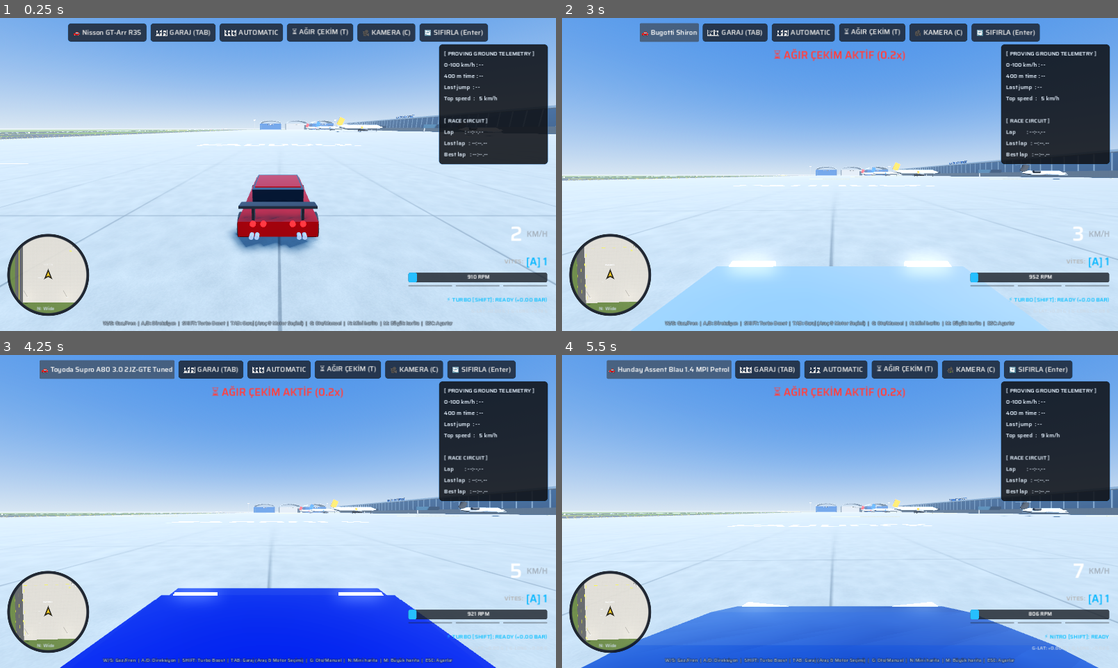
Above: before the commit, frames 1-4 (two rows, left to right).
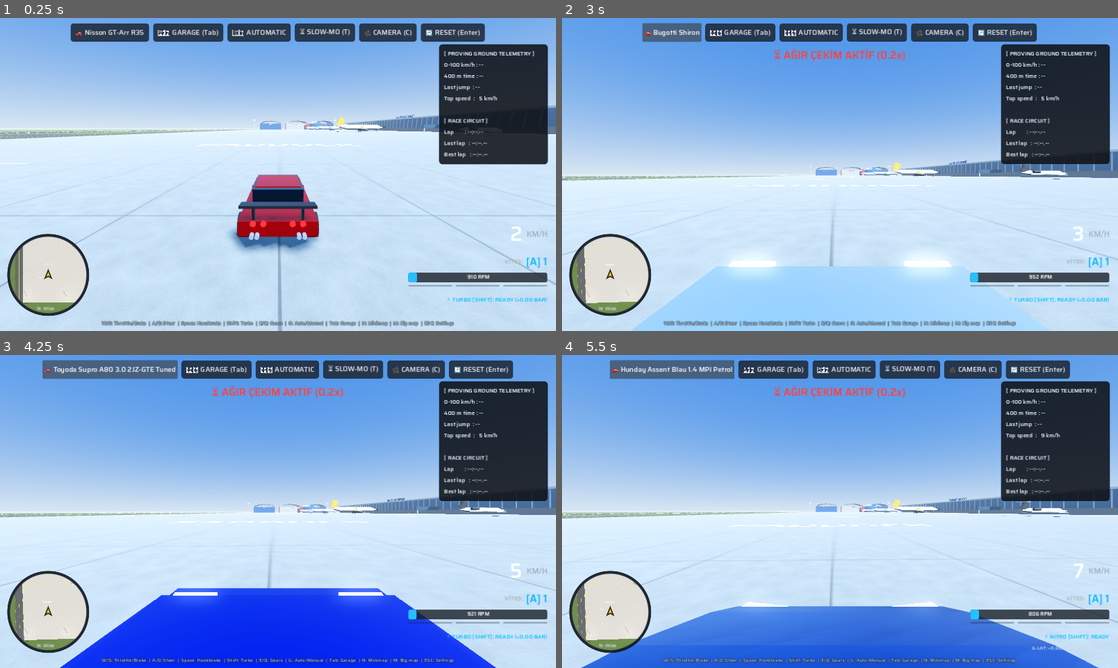
Above: after the commit, the same moments.

Repository: Pigasor/gearshift-proving-grounds
Game: Godot game, scene res://scenes/main.tscn
Same seed, same stepped clock (60 frames per second), same inputs: the game is played once before the commit and once after it.
Inputs (mouse positions are in pixels of both pictures, inside the frame that each line leads up to):
- Up to frame 1 (0.25 s): no input
- Up to frame 2 (3 s): tap Enter (reset_car) at 0.5 s; move the mouse to (962, 158) at 0.52 s; hold D (steer_right) 0.53-1.25 s; hold C (camera_view) 0.53-1.25 s; click (962, 158) at 0.67 s; tap T (slow_mo) at 0.8 s; click "🚗 Nisson GT-Arr R35" at 1.25 s; click "🚗 Dodgy Challenjer SRT" at 2 s; click "🚗 Forde Raptar Trophy" at 2.75 s
- Up to frame 3 (4.25 s): click "🚗 Bugotti Shiron" at 3.5 s
- Up to frame 4 (5.5 s): click "🚗 Toyoda Supro A80 3.0 2JZ-GT…" at 4.25 s; click "🚗 Goliath Monster 4x4" at 5 s

The runs differ from the first frame. In frame 1, 1.6% of the frame differs, in the area x 12-88%, y 1-99%; in frame 2, 1.5%; in frame 3, 1.9%, in the area x 7-93%, y 1-99%; in frame 4, 1.8%.

Commit message:
Fren duzeltmesi, cihaza gore kontrol ipuclari, kesici sesi, harita cift tik, kayma sesi
- Fren / el freni: durdurulan tekerlek artik aracin kendisini tutuyor (eskiden dusuk hizda sadece
  tekerlegin donusunu durduruyordu); 25 derece rampada fren ve el freni tutuyor
- Otomatik: frenle durunca arac durur; R icin durduktan sonra pedala yeniden basmak gerekir
- HUD: ust butonlar ve yardim satiri o an kullanilan cihaza gore (klavye tus atamalari / gamepad / direksiyon)
- Gamepad: D-pad yukari = garaj, asagi = agir cekim; A artik nitro degil sadece el freni
- Kesici bolgesinde (son hiz dahil) surekli kesici sesi, gecis yok
- Buyuk haritada isinlanma cift tikla; lastik kayma sesi kisildi ve filtrelendi

Co-Authored-By: Claude Opus 5.5 <noreply@anthropic.com>

Diff:
--- a/scripts/audio_synth.gd
+++ b/scripts/audio_synth.gd
@@ -34,6 +34,10 @@
 var _bov_lp2: float = 0.0
 var _bov_t: float = 0.0
 var _burble_lp: float = 0.0
+var _skid_gain: float = 0.0
+var _skid_lp1: float = 0.0
+var _skid_lp2: float = 0.0
+var _skid_phase: float = 0.0
 
 # --- Engine model state ---
 var _cycle_phase: float = 0.0 # 0..1 over one 4-stroke cycle (720° crank)
@@ -124,7 +128,7 @@
 		_overrun_timer -= delta
 
 	# Preserved Limiter Pop timing
-	if vehicle.is_limiter_active and _pop_timer <= 0.0:
+	if (vehicle.is_limiter_active or bool(vehicle.get("limiter_zone"))) and _pop_timer <= 0.0:
 		_pop_timer = 0.07 # Rapid pop bursts
 	if _pop_timer > 0.0:
 		_pop_timer -= delta
@@ -200,13 +204,16 @@
 	var bq2: Array = _bq[1]
 	var target_rpm: float = maxf(_smoothed_rpm, 300.0)
 	var target_load: float = _smoothed_throttle
-	var limiter: bool = vehicle.is_limiter_active
+	# On the limiter (or held right at it, e.g. top speed in top gear) it always sounds like the
+	# limiter bouncing - no switching between "limiter" and "max revs" sounds.
+	var limiter: bool = vehicle.is_limiter_active or bool(vehicle.get("limiter_zone"))
 
 	# Tire Skid
 	var max_slip: float = 0.0
 	for i in range(4):
 		max_slip = maxf(max_slip, absf(vehicle.wheel_slip_lateral[i]))
 	var is_skidding: bool = max_slip > 0.28 and vehicle.current_speed_kmh > 12.0
+	var skid_target: float = clampf((max_slip - 0.28) * 1.6, 0.0, 1.0)
 	var is_nitro: bool = vehicle.get("turbo_boost_active") == true
 
 	for i in range(frames_available):
@@ -301,11 +308,16 @@
 				_bov_amp = 0.0
 				_bov_env = 0.0
 
-		# Tyre squeal
+		# Tyre squeal: a band-limited, slightly tonal screech that fades in and out smoothly
+		# (it used to be raw white noise at 0.14 - almost as loud as the engine).
+		_skid_gain += ((skid_target if is_skidding else 0.0) - _skid_gain) * 0.0005
 		var skid_sample: float = 0.0
-		if is_skidding:
-			var skid_intensity: float = clampf((max_slip - 0.28) * 1.6, 0.0, 1.0)
-			skid_sample = noise * skid_intensity * 0.14
+		if _skid_gain > 0.0005:
+			_skid_lp1 += (noise - _skid_lp1) * 0.22
+			_skid_lp2 += (_skid_lp1 - _skid_lp2) * 0.06
+			_skid_phase = fmod(_skid_phase + (880.0 + 120.0 * sin(_skid_phase * 0.0007)) * TAU * dt, TAU * 1000.0)
+			var squeal: float = (_skid_lp1 - _skid_lp2) * 0.8 + sin(_skid_phase) * 0.25
+			skid_sample = squeal * _skid_gain * 0.045
 
 		var mixed: float = clampf(engine_sample + turbo_sample + bov_sample + skid_sample, -0.92, 0.92)
 		out[i] = Vector2(mixed, mixed)
--- a/scripts/full_map.gd
+++ b/scripts/full_map.gd
@@ -1,7 +1,7 @@
 extends CanvasLayer
 # Big map (M): the whole proving ground seen from above, north up. The game pauses while it is
 # open (nothing happens to the car while you look around).
-#   Left click  - teleport the car there (and close the map)
+#   Double click - teleport the car there (and close the map)
 #   Mouse wheel - zoom, right/middle drag - pan, M / ESC - close
 # The top-down view is rendered by an orthographic camera in a SubViewport that only exists while
 # the map is open, so it costs nothing while driving.
@@ -64,7 +64,7 @@
 	title.position = Vector2(24, 16)
 	_root.add_child(title)
 	_hint = Label.new()
-	_hint.text = "Sol tık: oraya ışınlan   ·   Tekerlek: yakınlaştır   ·   Sağ tık sürükle: kaydır   ·   M / ESC: kapat"
+	_hint.text = "Çift tık: oraya ışınlan   ·   Tekerlek: yakınlaştır   ·   Sağ tık sürükle: kaydır   ·   M / ESC: kapat"
 	_hint.add_theme_font_size_override("font_size", 15)
 	_hint.add_theme_color_override("font_color", Color(0.75, 0.82, 0.92))
 	_hint.anchor_top = 1.0
@@ -172,7 +172,8 @@
 				_center += before - after
 				_update_camera()
 			MOUSE_BUTTON_LEFT:
-				_teleport_to(_screen_to_world(mouse))
+				if event.double_click: # double click so a stray click never moves the car
+					_teleport_to(_screen_to_world(mouse))
 			MOUSE_BUTTON_RIGHT, MOUSE_BUTTON_MIDDLE:
 				_dragging = true
 	elif event is InputEventMouseButton and not event.pressed and event.button_index in [MOUSE_BUTTON_RIGHT, MOUSE_BUTTON_MIDDLE]:
@@ -224,7 +225,7 @@
 	if r.has_point(m):
 		_overlay.draw_circle(m, 6.0, Color(1, 1, 1, 0.5))
 		var wp: Vector2 = _screen_to_world(m)
-		_overlay.draw_string(font, m + Vector2(12, -10), tr("ışınlan (%.0f, %.0f)") % [wp.x, wp.y], HORIZONTAL_ALIGNMENT_LEFT, -1, 13, Color(1, 1, 1, 0.8))
+		_overlay.draw_string(font, m + Vector2(12, -10), tr("çift tık: ışınlan (%.0f, %.0f)") % [wp.x, wp.y], HORIZONTAL_ALIGNMENT_LEFT, -1, 13, Color(1, 1, 1, 0.8))
 	# scale bar (always 100 m / 500 m)
 	var bar_m: float = 500.0 if _span > 1200.0 else 100.0
 	var bar_px: float = bar_m / _span * r.size.x
--- a/scripts/game_settings.gd
+++ b/scripts/game_settings.gd
@@ -339,3 +339,26 @@
 
 func apply_language() -> void:
 	TranslationServer.set_locale(current_language())
+
+# ---------------- Active input device ----------------
+# Which controls the player is using right now, so the HUD shows the matching hints:
+# "keyboard", "gamepad" or "wheel". Switches on the first real input from another device.
+signal input_device_changed(device: String)
+var input_device: String = "keyboard"
+
+func _input(event: InputEvent) -> void:
+	var dev: String = ""
+	if event is InputEventKey and event.pressed:
+		dev = "keyboard"
+	elif event is InputEventJoypadButton and event.pressed:
+		dev = _joy_kind(event.device)
+	elif event is InputEventJoypadMotion and absf(event.axis_value) > 0.5:
+		dev = _joy_kind(event.device)
+	if dev != "" and dev != input_device:
+		input_device = dev
+		input_device_changed.emit(dev)
+
+func _joy_kind(device: int) -> String:
+	if bool(get_value("wheel_enabled")) and device == int(get_value("wheel_device")):
+		return "wheel"
+	return "gamepad"
--- a/scripts/i18n.gd
+++ b/scripts/i18n.gd
@@ -18,6 +18,18 @@
 	"VİTES: ": "GEAR: ",
 	"OTOMATİK": "AUTOMATIC",
 	"MANUEL (F/V)": "MANUAL (F/V)",
+	"MANUEL (%s)": "MANUAL (%s)",
+	"🛠️ GARAJ (%s)": "🛠️ GARAGE (%s)",
+	"⏳ AĞIR ÇEKİM (%s)": "⏳ SLOW-MO (%s)",
+	"🎥 KAMERA (%s)": "🎥 CAMERA (%s)",
+	"🔄 SIFIRLA (%s)": "🔄 RESET (%s)",
+	"Kulakçık": "Paddles",
+	"RT/LT: Gaz/Fren  |  Sol çubuk: Direksiyon  |  A/B: El freni  |  RB/LB: Vites  |  L3: Turbo  |  Select: Oto/Manuel  |  D-pad ▲: Garaj  |  D-pad ◀▶: Araç  |  Start: Ayarlar":
+		"RT/LT: Throttle/Brake  |  Left stick: Steer  |  A/B: Handbrake  |  RB/LB: Gears  |  L3: Turbo  |  Select: Auto/Manual  |  D-pad ▲: Garage  |  D-pad ◀▶: Car  |  Start: Settings",
+	"Pedallar: Gaz / Fren / Debriyaj  |  Kulakçık / H kolu: Vites  |  %s: Garaj  |  %s: Büyük harita  |  ESC: Ayarlar":
+		"Pedals: Throttle / Brake / Clutch  |  Paddles / H-shifter: Gears  |  %s: Garage  |  %s: Big map  |  ESC: Settings",
+	"%s/%s: Gaz/Fren  |  %s/%s: Direksiyon  |  %s: El freni  |  %s: Turbo  |  %s: Vites  |  %s: Oto/Manuel  |  %s: Garaj  |  %s: Mini harita  |  %s: Büyük harita  |  ESC: Ayarlar":
+		"%s/%s: Throttle/Brake  |  %s/%s: Steer  |  %s: Handbrake  |  %s: Turbo  |  %s: Gears  |  %s: Auto/Manual  |  %s: Garage  |  %s: Minimap  |  %s: Big map  |  ESC: Settings",
 	"🔥 TURBO AKTİF! (%1.1fs) +%1.2f BAR": "🔥 TURBO BOOST! (%1.1fs) +%1.2f BAR",
 	"⏳ SOĞUMA: %1.1fs (+%1.2f BAR)": "⏳ COOLDOWN: %1.1fs (+%1.2f BAR)",
 	"⚡ TURBO [SHIFT]: HAZIR (+%1.2f BAR)": "⚡ TURBO [SHIFT]: READY (+%1.2f BAR)",
@@ -59,9 +71,9 @@
 	": Geniş": ": Wide",
 	": Yakın": ": Close",
 	"🗺  HARİTA  —  OYUN DURAKLATILDI": "🗺  MAP  —  GAME PAUSED",
-	"Sol tık: oraya ışınlan   ·   Tekerlek: yakınlaştır   ·   Sağ tık sürükle: kaydır   ·   M / ESC: kapat":
-		"Left click: teleport there   ·   Wheel: zoom   ·   Right-drag: pan   ·   M / ESC: close",
-	"ışınlan (%.0f, %.0f)": "teleport (%.0f, %.0f)",
+	"Çift tık: oraya ışınlan   ·   Tekerlek: yakınlaştır   ·   Sağ tık sürükle: kaydır   ·   M / ESC: kapat":
+		"Double click: teleport there   ·   Wheel: zoom   ·   Right-drag: pan   ·   M / ESC: close",
+	"çift tık: ışınlan (%.0f, %.0f)": "double click: teleport (%.0f, %.0f)",
 	"K": "N",
 	"APRON / PADDOCK": "APRON / PADDOCK",
 	"HANGARLAR": "HANGARS",
@@ -143,8 +155,8 @@
 	"Başlangıç Şanzımanı": "Default Gearbox",
 	"Manuel": "Manual",
 	"Otomatik": "Automatic",
-	"Gamepad: Sol çubuk = direksiyon · RT = gaz · LT = fren · A/B = el freni · RB/LB = vites · Sol çubuk tık = turbo · X = kamera · Y = başlangıca dön · Select = otomatik/manuel · D-pad ◀▶ = araç · Start = bu menü":
-		"Gamepad: Left stick = steer · RT = throttle · LT = brake · A/B = handbrake · RB/LB = gears · Left stick click = turbo · X = camera · Y = reset · Select = auto/manual · D-pad ◀▶ = car · Start = this menu",
+	"Gamepad: Sol çubuk = direksiyon · RT = gaz · LT = fren · A/B = el freni · RB/LB = vites · Sol çubuk tık (L3) = turbo · X = kamera · Y = başlangıca dön · Select = otomatik/manuel · D-pad ▲ = garaj · D-pad ▼ = ağır çekim · D-pad ◀▶ = araç · Start = bu menü":
+		"Gamepad: Left stick = steer · RT = throttle · LT = brake · A/B = handbrake · RB/LB = gears · Left stick click (L3) = turbo · X = camera · Y = reset · Select = auto/manual · D-pad ▲ = garage · D-pad ▼ = slow-mo · D-pad ◀▶ = car · Start = this menu",
 	"Eylem": "Action",
 	"Birincil Tuş": "Primary Key",
 	"İkincil Tuş": "Secondary Key",
--- a/scripts/settings_menu.gd
+++ b/scripts/settings_menu.gd
@@ -305,7 +305,7 @@
 	_add_slider(k, "Kamera Fare Hassasiyeti", "mouse_sensitivity", 0.001, 0.010, 0.0005, 1000.0, "")
 	_add_check(k, "Kamera Dikey Eksenini Ters Çevir", "invert_camera_y")
 	_add_option(k, "Başlangıç Şanzımanı", "default_automatic", ["Manuel", "Otomatik"])
-	_note(k, "Gamepad: Sol çubuk = direksiyon · RT = gaz · LT = fren · A/B = el freni · RB/LB = vites · Sol çubuk tık = turbo · X = kamera · Y = başlangıca dön · Select = otomatik/manuel · D-pad ◀▶ = araç · Start = bu menü")
+	_note(k, "Gamepad: Sol çubuk = direksiyon · RT = gaz · LT = fren · A/B = el freni · RB/LB = vites · Sol çubuk tık (L3) = turbo · X = kamera · Y = başlangıca dön · Select = otomatik/manuel · D-pad ▲ = garaj · D-pad ▼ = ağır çekim · D-pad ◀▶ = araç · Start = bu menü")
 	_build_wheel_section(k)
 
 	# ATAMALAR
--- a/scripts/ui_manager.gd
+++ b/scripts/ui_manager.gd
@@ -85,7 +85,9 @@
 	if event.is_action_pressed("toggle_tuning", false, true):
 		toggle_tuning_panel()
 	elif event is InputEventJoypadButton and event.pressed:
-		if event.button_index == JOY_BUTTON_DPAD_RIGHT:
+		if event.button_index == JOY_BUTTON_DPAD_UP:
+			toggle_tuning_panel()
+		elif event.button_index == JOY_BUTTON_DPAD_RIGHT:
 			_cycle_next_car()
 		elif event.button_index == JOY_BUTTON_DPAD_LEFT:
 			_cycle_prev_car()
@@ -125,7 +127,7 @@
 			label_gear.text = mode_prefix + str(vehicle.current_gear - 1)
 			label_gear.modulate = Color(0.2, 0.85, 1.0)
 
-	btn_quick_gear_mode.text = "🕹️ " + tr("OTOMATİK" if vehicle.is_automatic else "MANUEL (F/V)")
+	_update_control_hints()
 
 	# Current vehicle button label
 	btn_quick_car.text = "🚗 " + CarDatabase.display_name(int(vehicle.current_vehicle_type), int(vehicle.current_engine_index))
@@ -326,3 +328,41 @@
 
 func _on_btn_close_tuning_pressed() -> void:
 	toggle_tuning_panel()
+
+# ---------------- Control hints for the device in use ----------------
+# The top-bar buttons and the help line show the controls of whatever the player is using right
+# now (keyboard - with their own key bindings -, gamepad or steering wheel).
+func _key(action: String) -> String:
+	var keys: Array = GameSettings.bindings.get(action, [])
+	return GameSettings.key_name(keys[0]) if keys.size() > 0 else "—"
+
+func _update_control_hints() -> void:
+	var dev: String = GameSettings.input_device
+	var help := get_node_or_null("HUD/LabelHelp") as Label
+	var garage: String
+	var slowmo: String
+	var cam: String
+	var reset: String
+	var gears: String
+	match dev:
+		"gamepad":
+			garage = "D-pad ▲"; slowmo = "D-pad ▼"; cam = "X"; reset = "Y"; gears = "RB/LB"
+			if help:
+				help.text = tr("RT/LT: Gaz/Fren  |  Sol çubuk: Direksiyon  |  A/B: El freni  |  RB/LB: Vites  |  L3: Turbo  |  Select: Oto/Manuel  |  D-pad ▲: Garaj  |  D-pad ◀▶: Araç  |  Start: Ayarlar")
+		_:
+			garage = _key("toggle_tuning"); slowmo = _key("slow_mo"); cam = _key("camera_view"); reset = _key("reset_car")
+			gears = "%s/%s" % [_key("gear_up"), _key("gear_down")]
+			if dev == "wheel":
+				var cfg: Dictionary = GameSettings.wheel_config()
+				gears = "H" if int(cfg.get("h1_btn", -1)) >= 0 else tr("Kulakçık")
+				if help:
+					help.text = tr("Pedallar: Gaz / Fren / Debriyaj  |  Kulakçık / H kolu: Vites  |  %s: Garaj  |  %s: Büyük harita  |  ESC: Ayarlar") % [garage, _key("full_map")]
+			elif help:
+				help.text = tr("%s/%s: Gaz/Fren  |  %s/%s: Direksiyon  |  %s: El freni  |  %s: Turbo  |  %s: Vites  |  %s: Oto/Manuel  |  %s: Garaj  |  %s: Mini harita  |  %s: Büyük harita  |  ESC: Ayarlar") % [
+					_key("throttle"), _key("brake"), _key("steer_left"), _key("steer_right"), _key("handbrake"), _key("turbo"),
+					gears, _key("toggle_transmission"), garage, _key("minimap"), _key("full_map")]
+	btn_quick_tuning.text = tr("🛠️ GARAJ (%s)") % garage
+	btn_quick_slowmo.text = tr("⏳ AĞIR ÇEKİM (%s)") % slowmo
+	btn_quick_camera.text = tr("🎥 KAMERA (%s)") % cam
+	btn_quick_reset.text = tr("🔄 SIFIRLA (%s)") % reset
+	btn_quick_gear_mode.text = "🕹️ " + (tr("OTOMATİK") if vehicle.is_automatic else tr("MANUEL (%s)") % gears)
--- a/scripts/vehicle_controller.gd
+++ b/scripts/vehicle_controller.gd
@@ -117,6 +117,7 @@
 var current_speed_kmh: float = 0.0
 var turbo_boost_bar: float = 0.0
 var is_limiter_active: bool = false
+var limiter_zone: bool = false # pedal down with the revs at the limiter (any gear): the sound is the limiter
 var wheel_compression: Array[float] = [0.0, 0.0, 0.0, 0.0]
 var wheel_angular_velocity: Array[float] = [0.0, 0.0, 0.0, 0.0]
 var wheel_slip_lateral: Array[float] = [0.0, 0.0, 0.0, 0.0]
@@ -145,6 +146,7 @@
 var _tc_mult: float = 1.0 # torque converter multiplication
 var _prev_clutch_rpm: float = 900.0
 var _since_upshift: float = 10.0
+var _dir_change_armed: bool = true # auto box: may switch D<->R with the next pedal press
 var _prev_body_pos: Vector3 = Vector3.INF
 var _auto_shift_cooldown: float = 0.0
 var _previous_linear_velocity: Vector3 = Vector3.ZERO
@@ -303,15 +305,15 @@
 		elif event.button_index == int(wheel_cfg.get("shift_down_btn", -1)):
 			shift_down()
 
-	# Gamepad Button Support
-	elif event is InputEventJoypadButton and event.pressed:
+	# Gamepad Button Support (A/B = handbrake, turbo = left stick click)
+	elif event is InputEventJoypadButton and event.pressed and not _is_wheel_device(event.device):
 		match event.button_index:
 			JOY_BUTTON_RIGHT_SHOULDER: # RB
 				shift_up()
 			JOY_BUTTON_LEFT_SHOULDER: # LB
 				shift_down()
-			JOY_BUTTON_A: # A button nitro
-				trigger_turbo_boost()
+			JOY_BUTTON_DPAD_DOWN:
+				toggle_slow_mo()
 			JOY_BUTTON_Y: # Triangle / Y
 				reset_vehicle()
 			JOY_BUTTON_BACK: # Select
@@ -1482,14 +1484,20 @@
 	# Automatic gearbox direction logic (forward is +Z).
 	if is_automatic:
 		var forward_speed: float = linear_velocity.dot(global_transform.basis.z)
+		# Braking to a stop keeps the car stopped (brake held = car held). Only a NEW press of the
+		# pedal once standing (both pedals released in between) selects the other direction.
+		if absf(forward_speed) > 1.5:
+			_dir_change_armed = false
+		elif absf(forward_speed) < 0.5 and raw_brake < 0.1 and raw_throttle < 0.1:
+			_dir_change_armed = true
 		if current_gear >= 2:
-			# Stopped and holding S -> reverse. Rolling backwards (e.g. couldn't make it up a hill)
-			# -> the gearbox follows the car into R instead of staying in 1st.
+			# Stopped and pressing S again -> reverse. Rolling backwards (e.g. couldn't make it up a
+			# hill) -> the gearbox follows the car into R instead of staying in 1st.
 			# (Only at low speed - a car that spins round in a slide must not drop into R.)
-			if (forward_speed < 0.8 and raw_brake > 0.2 and raw_throttle < 0.1) or (forward_speed < -1.2 and forward_speed > -6.0):
+			if (_dir_change_armed and forward_speed < 0.8 and raw_brake > 0.2 and raw_throttle < 0.1) or (forward_speed < -1.2 and forward_speed > -6.0):
 				_engage_gear_now(0)
 		elif current_gear == 0:
-			if (forward_speed > -0.8 and raw_throttle > 0.2 and raw_brake < 0.1) or (forward_speed > 1.2 and forward_speed < 6.0):
+			if (_dir_change_armed and forward_speed > -0.8 and raw_throttle > 0.2 and raw_brake < 0.1) or (forward_speed > 1.2 and forward_speed < 6.0):
 				_engage_gear_now(2)
 		elif current_gear == 1: # neutral in auto mode: pick a direction from the pedals
 			if raw_throttle > 0.2:
@@ -1667,6 +1675,7 @@
 		_limiter_timer -= delta
 		if _limiter_timer <= 0.0:
 			is_limiter_active = false
+	limiter_zone = _throttle_input > 0.3 and current_rpm >= limiter_rpm - 80.0
 
 	# Turbo Boost (Shift Key) Timer & Cooldown Update
 	if turbo_boost_active:
@@ -1861,7 +1870,7 @@
 	# smoothly over the last 250 rpm, so the car holds its top speed steadily instead of bouncing
 	# off the hard cut forever (limiter crackle - full revs - limiter ...).
 	if current_gear == gear_ratios.size() - 1 and throttle >= 0.05:
-		throttle *= clampf((limiter_rpm - current_rpm) / 250.0, 0.0, 1.0)
+		throttle *= clampf((limiter_rpm + 20.0 - current_rpm) / 60.0, 0.0, 1.0) # holds the revs right at the limiter
 		if throttle < 0.05:
 			return 0.0
 	if throttle < 0.05:
@@ -1957,6 +1966,11 @@
 		gear_mult = 0.0 # a slipping clutch doesn't tie the engine's inertia to the wheels
 	var engine_share: float = engine_inertia * gear_mult * gear_mult / float(maxi(n_driven, 1))
 	var speed_now: float = linear_velocity.length()
+	# How many grounded wheels are braking (they share the job of holding the car)
+	var n_braked: int = 0
+	for i in range(4):
+		if wheel_is_grounded[i] and (_brake_input > 0.01 or (i >= 2 and _handbrake_input > 0.01) or engine_drag[i] > 0.0):
+			n_braked += 1
 
 	for i in range(4):
 		var r_tyre: float = maxf(tire_radius, 0.05)
@@ -2061,6 +2075,18 @@
 			w_pred = move_toward(w_pred, 0.0, total_brake_torque / inertia * delta) # brakes can stop a wheel, not reverse it
 			# 2) Force the tyre must put on the road to keep the wheel rolling with the road:
 			var fx_needed: float = inertia * (w_pred - w_roll) / (r_tyre * delta)
+			# A wheel the brake has stopped (slow or standing): the brake must hold the CAR, not just
+			# the wheel. Static friction - up to the brake's capacity, then the tyre's grip below -
+			# cancels this wheel's share of the car's motion and of any drive torque, so the car
+			# stops and stays put, also on a ramp. (Before, only the force to stop the light wheel
+			# itself was used, so at low speed the brakes and the handbrake did almost nothing.)
+			if total_brake_torque > 0.0 and absf(w_pred) < 0.001:
+				var brake_cap: float = total_brake_torque / r_tyre
+				var drive_f: float = drive_torques[i] / r_tyre
+				var stop_f: float = mass * forward_vel / delta / float(maxi(n_braked, 1))
+				var hold_f: float = drive_f + clampf(-(stop_f + drive_f), -brake_cap, brake_cap)
+				if absf(hold_f) > absf(fx_needed):
+					fx_needed = hold_f
 			var long_mag: float = 0.0
 			if absf(fx_needed) <= long_room:
 				long_mag = fx_needed # tyre grips: wheel rolls with the road
